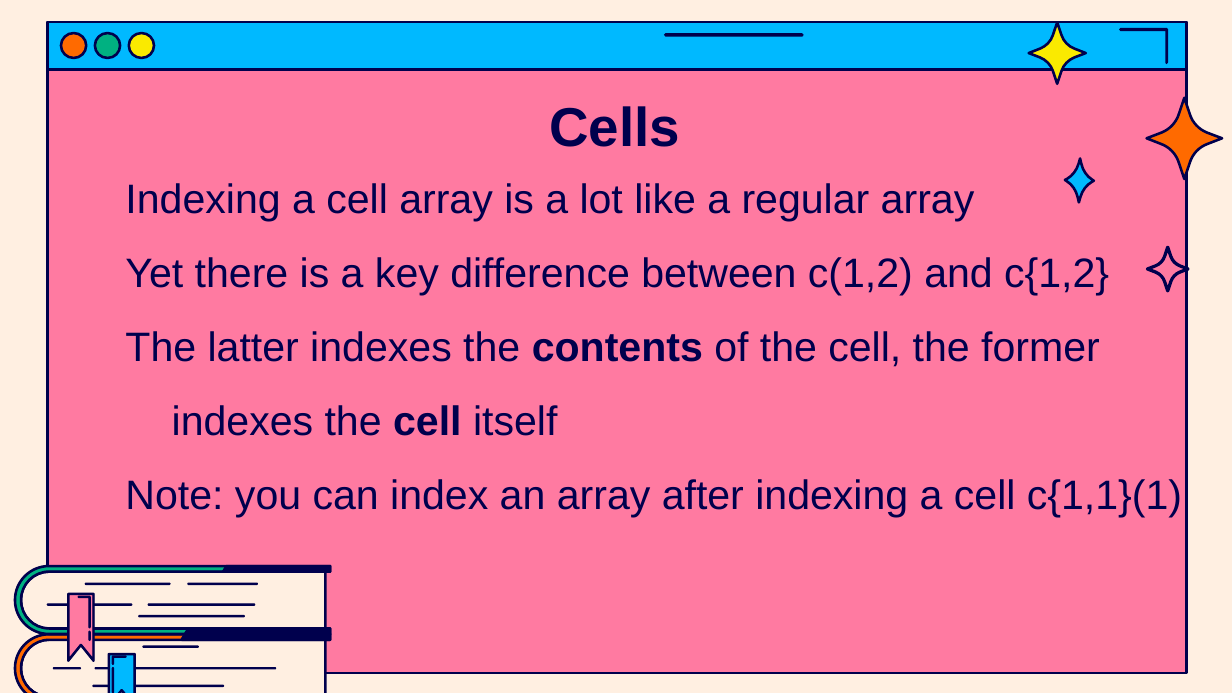
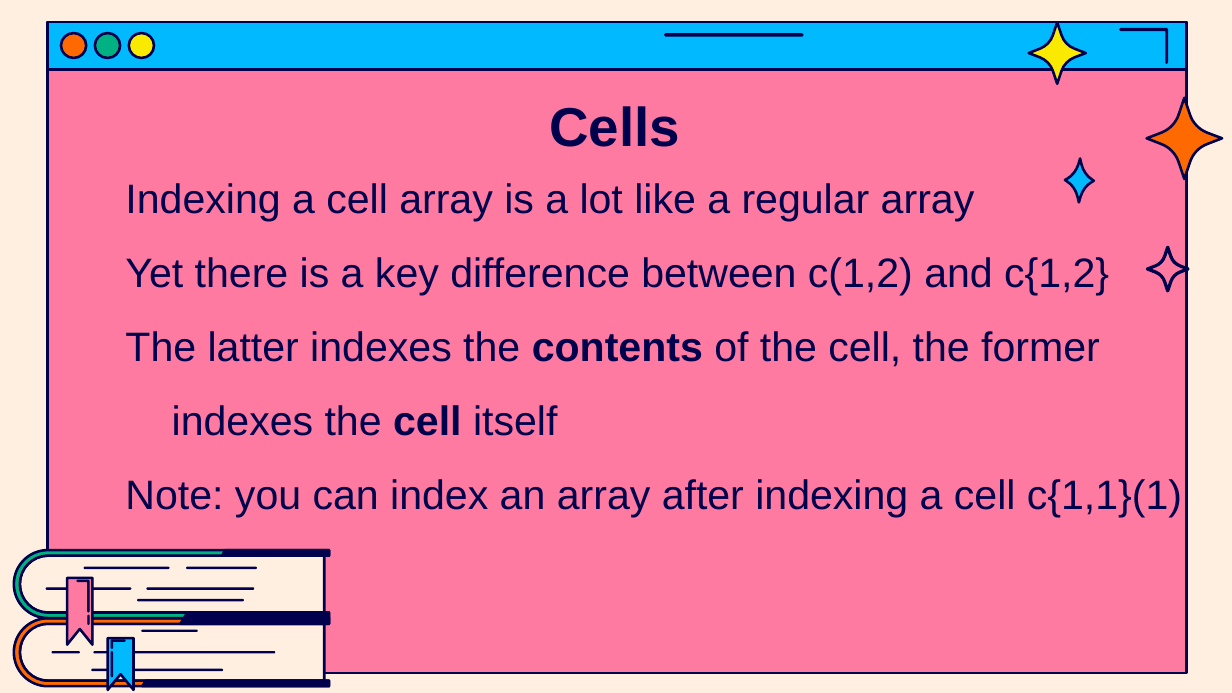
Before and after one commit to jasondsc/MATDRAB2MATFAB, a slide deck: slide 11 of slides/MATLAB_class_2.pptx. Drawn at 1232x693 pixels with LibreOffice and Linux fonts; fonts in the diff are those of the drawing. Boxes give left, top, right and bottom in pixels: in the first picture for what was removed or moved away, otherwise in the second. Text is boxed around its words. In the diff, an @@ line names an element or a change of style, - is before the commit and + after.

```diff
--- a/slides/MATLAB_class_2.pptx
+++ b/slides/MATLAB_class_2.pptx
@@ 31 freeform shapes: place and size @@
-31 freeform shapes at (15,565,331,693)
+31 freeform shapes at (14,549,330,691)
@@ freeform shape added at (142,680,330,686), fill #00004D, outline #00004D 0.75 pt @@
@@ freeform shape added at (143,681,330,687), fill #00004D, outline #00004D 0.75 pt @@
```
Also in this commit, not shown: 15 other slides changed, 2 other files.
